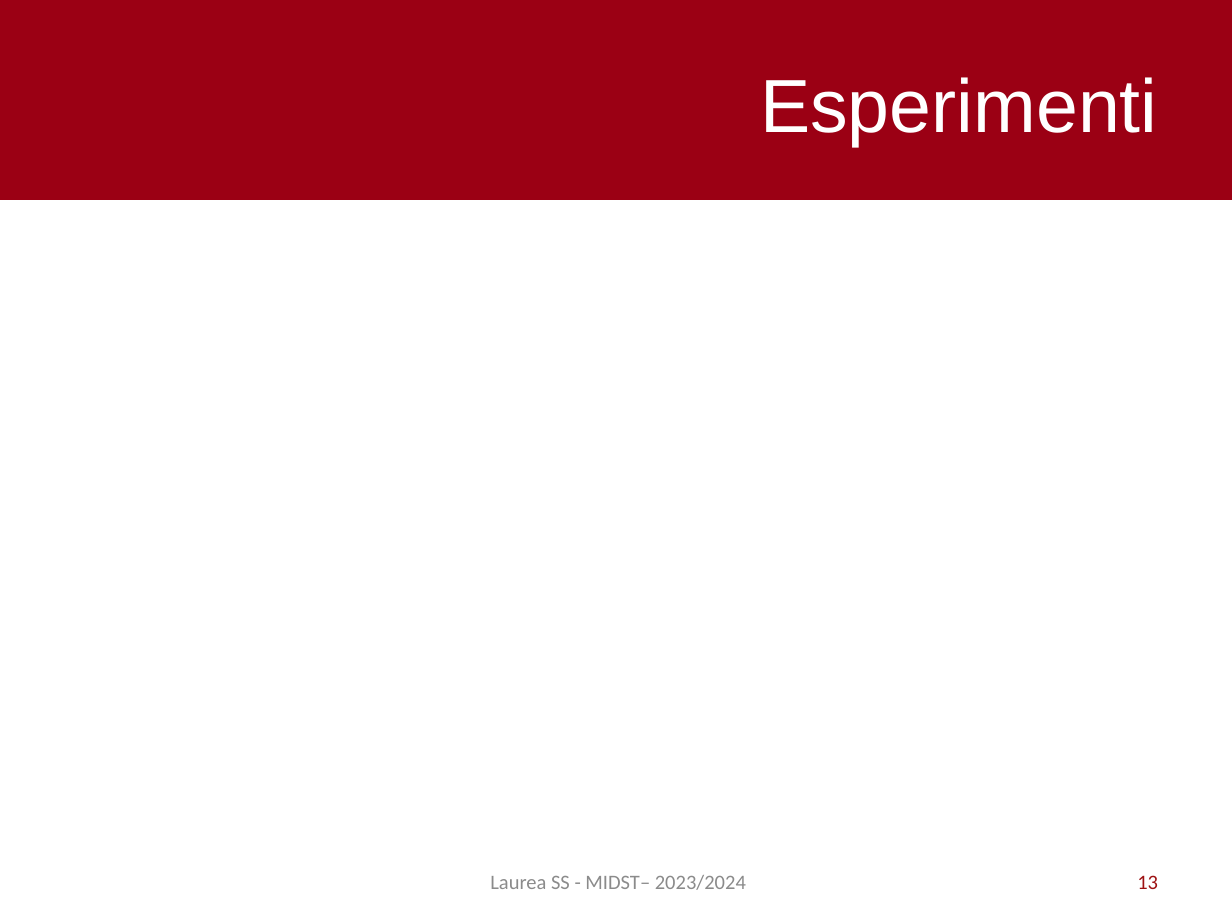
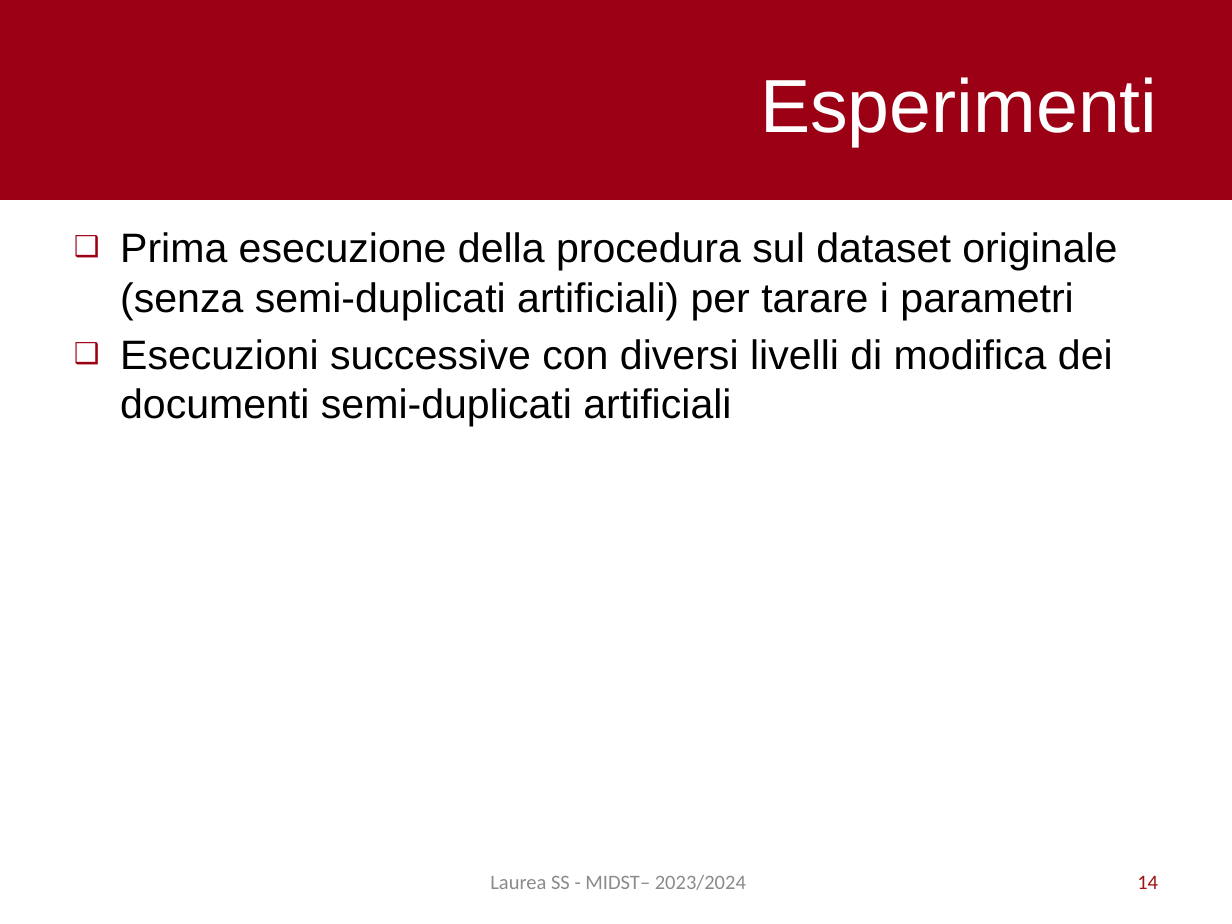
Before and after one commit to pietro-stangherlin/near_duplicate_doc_lsh, a slide deck: slide 14 of slides/ita/slides_ita.pptx (slide 13 before the commit). Drawn at 1232x924 pixels with LibreOffice and Linux fonts; fonts in the diff are those of the drawing. Boxes give left, top, right and bottom in pixels: in the first picture for what was removed or moved away, otherwise in the second. Text is boxed around its words. In the diff, an @@ line names an element or a change of style, - is before the commit and + after.

```diff
--- a/slides/ita/slides_ita.pptx
+++ b/slides/ita/slides_ita.pptx
@@ text added at (120,232,1117,427), 24 pt, text #000000 @@
+❑ Prima esecuzione della procedura sul dataset originale (senza semi-duplicati artificiali) per tarare i parametri
+❑ Esecuzioni successive con diversi livelli di modifica dei documenti semi-duplicati artificiali
@@ page number at (1137,875,1158,889): text changed @@
-13
+14
```
Also in this commit, not shown: 1 other slide changed, 1 slide added, 1 other file.
